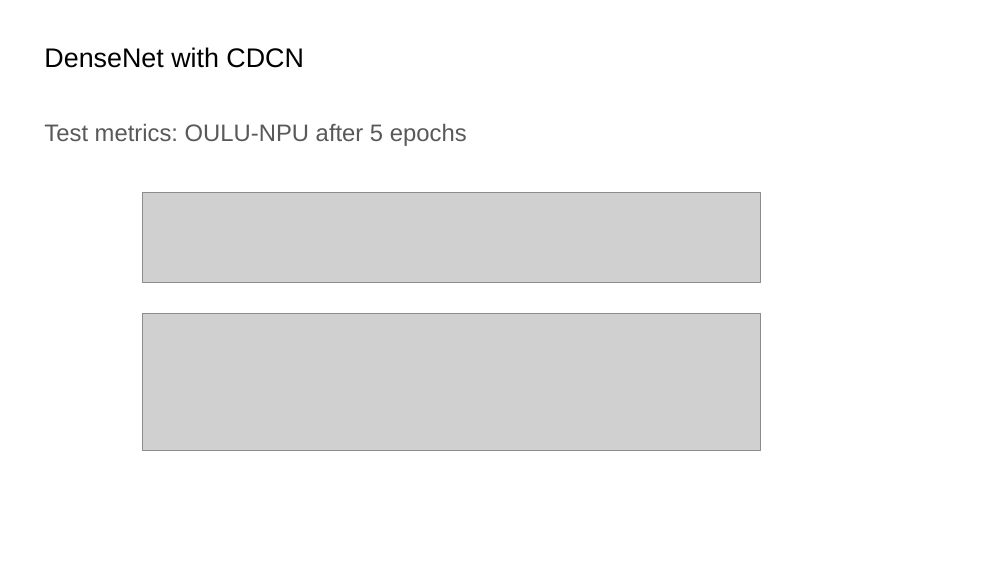
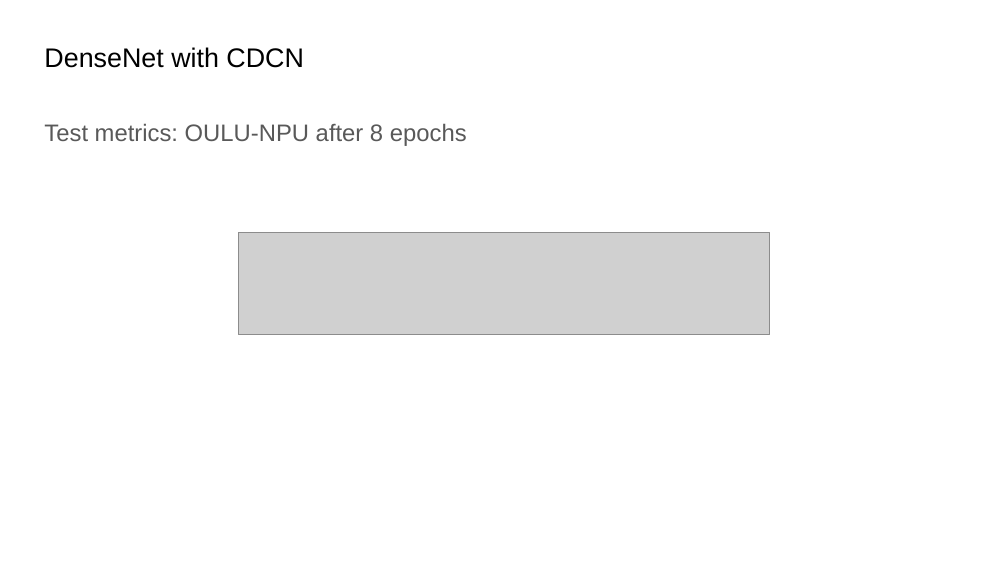
Before and after one commit to D10752002/BTP-Face-Anti-Spoofing, a slide deck: slide 33 of PPTs/Face Anti-Spoofing presentation - BTP work status pre-mid sem.pptx. Drawn at 1008x567 pixels with LibreOffice and Linux fonts; fonts in the diff are those of the drawing; grey boxes stand for pictures. Boxes give left, top, right and bottom in pixels: in the first picture for what was removed or moved away, otherwise in the second. Text is boxed around its words. In the diff, an @@ line names an element or a change of style, - is before the commit and + after.

```diff
--- a/PPTs/Face Anti-Spoofing presentation - BTP work status pre-mid sem.pptx
+++ b/PPTs/Face Anti-Spoofing presentation - BTP work status pre-mid sem.pptx
@@ text at <box>44,123,467,146</box>: text changed @@
-Test metrics: OULU-NPU after 5 epochs
+Test metrics: OULU-NPU after 8 epochs
@@ picture removed at <box>143,193,761,282</box> @@
@@ picture added at <box>238,232,769,335</box> @@
@@ picture removed at <box>143,313,761,451</box> @@
```
Also in this commit, not shown: 2 other slides changed.
